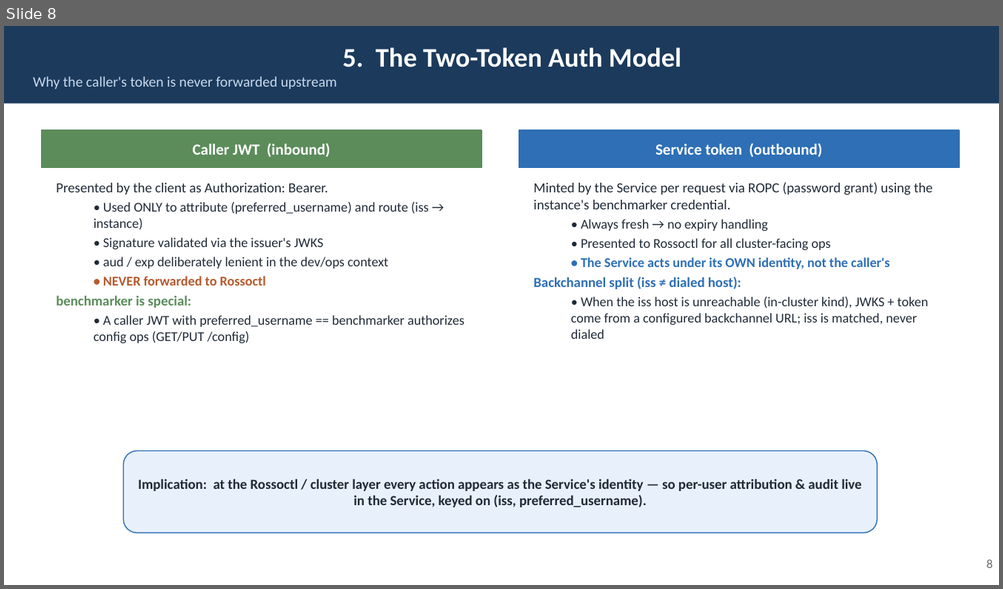
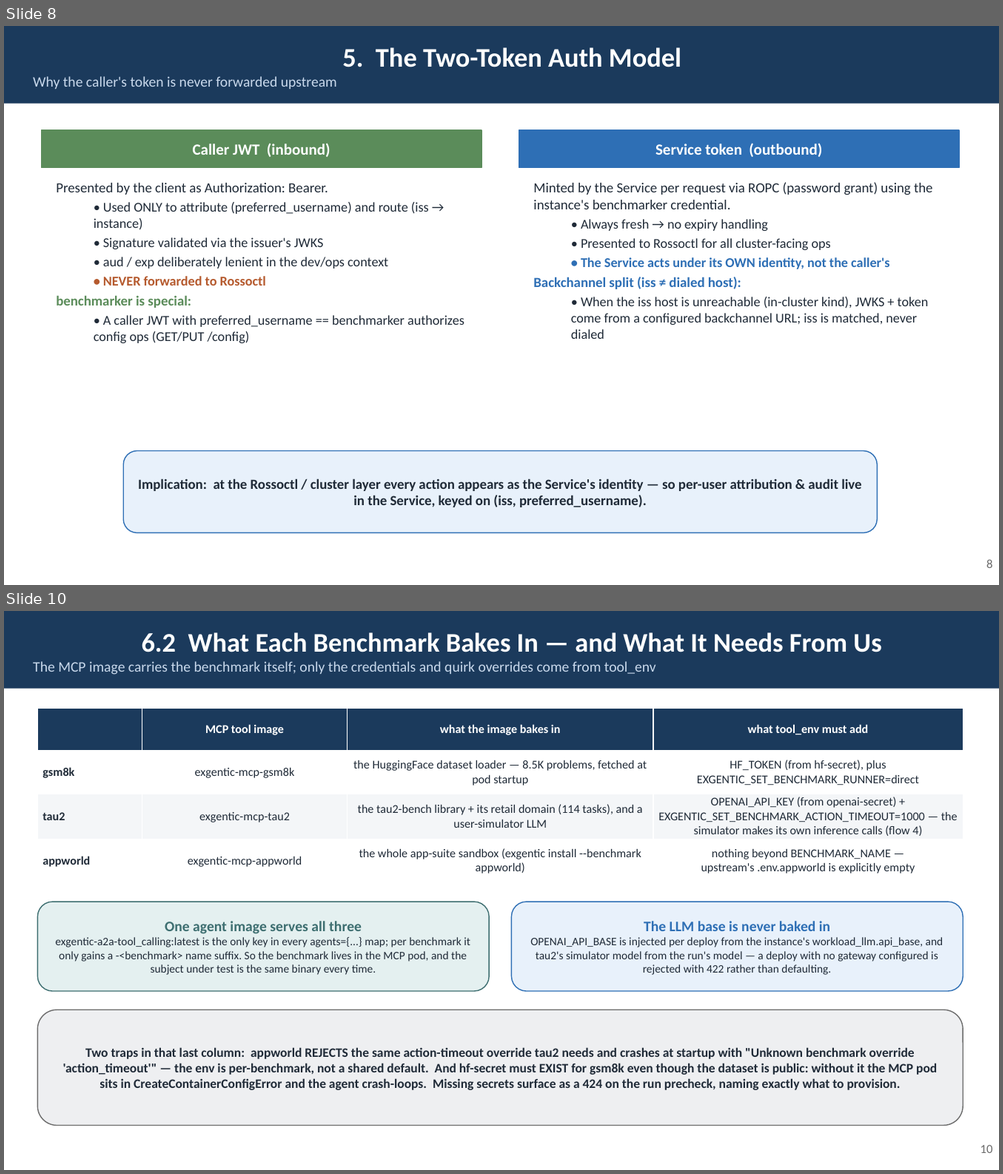
Before and after one commit to rossoctl/autobench, a slide deck: docs/AutoBench.pptx. Shown one above the other, each under a label of ours: slide 8 before the commit, slides 8 and 10 after it; the slides between them are not shown. The pictures are 1003x589 and 1003x1174 pixels, drawn with LibreOffice and Linux fonts; fonts in the diff are those of the drawing. Boxes give left, top, right and bottom in pixels: in the first picture for what was removed or moved away, otherwise in the second. Text is boxed around its words. In the diff, an @@ line names an element or a change of style, - is before the commit and + after.

```diff
--- a/docs/AutoBench.pptx
+++ b/docs/AutoBench.pptx
@@ slide 10 added at (x1=4, y1=611, x2=999, y2=1170), background #FFFFFF @@
@@ rectangle added at (x1=4, y1=611, x2=999, y2=689), fill #1B3A5C, 14 pt, text #C9D9EC @@
+6.2 What Each Benchmark Bakes In — and What It Needs From Us
+The MCP image carries the benchmark itself; only the credentials and quirk overrides come from tool_env
@@ table added at (x1=37, y1=708, x2=963, y2=880), 4 rows, 4 columns @@
+ | MCP tool image | what the image bakes in | what tool_env must add
+gsm8k | exgentic-mcp-gsm8k | the HuggingFace dataset loader — 8.5K problems, fetched at pod startup | HF_TOKEN (from hf-secret), plus EXGENTIC_SET_BENCHMARK_RUNNER=direct
+tau2 | exgentic-mcp-tau2 | the tau2-bench library + its retail domain (114 tasks), and a user-simulator LLM | OPENAI_API_KEY (from openai-secret) + EXGENTIC_SET_BENCHMARK_ACTION_TIMEOUT=1000 — the simulator makes its own inference calls (flow 4)
+appworld | exgentic-mcp-appworld | the whole app-suite sandbox (exgentic install --benchmark appworld) | nothing beyond BENCHMARK_NAME — upstream's .env.appworld is explicitly empty
@@ rounded rectangle added at (x1=37, y1=902, x2=489, y2=991), fill #E4F0F0, outline #3D6E70 1 pt, 11 pt, text #1F2A37 @@
+One agent image serves all three
+exgentic-a2a-tool_calling:latest is the only key in every agents={...} map; per benchmark it only gains a -<benchmark> name suffix. So the benchmark lives in the MCP pod, and the subject under test is the same binary every time.
@@ rounded rectangle added at (x1=512, y1=902, x2=963, y2=991), fill #E8F1FB, outline #2E6FB5 1 pt, 11 pt, text #1F2A37 @@
+The LLM base is never baked in
+OPENAI_API_BASE is injected per deploy from the instance's workload_llm.api_base, and tau2's simulator model from the run's model — a deploy with no gateway configured is rejected with 422 rather than defaulting.
@@ rounded rectangle added at (x1=37, y1=1010, x2=963, y2=1126), fill #EEEFF1, outline #6B6B6B 1 pt, 12.5 pt, text #1F2A37, bold @@
+Two traps in that last column: appworld REJECTS the same action-timeout override tau2 needs and crashes at startup with "Unknown benchmark override 'action_timeout'" — the env is per-benchmark, not a shared default. And hf-secret must EXIST for gsm8k even though the dataset is public: without it the MCP pod sits in CreateContainerConfigError and the agent crash-loops. Missing secrets surface as a 424 on the run precheck, naming exactly what to provision.
@@ text added at (x1=980, y1=1145, x2=993, y2=1153), 12 pt, text #6B6B6B @@
+10
```
Also in this commit, not shown: 11 slides changed, 5 other files.
